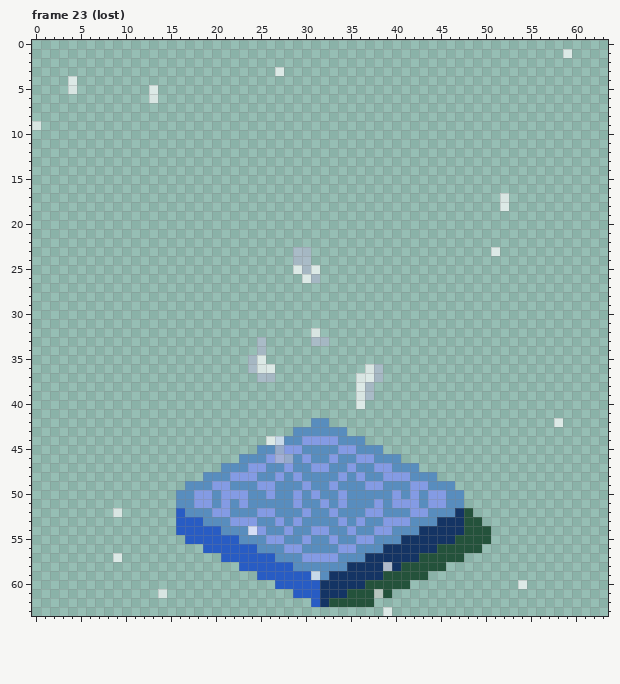
Two states of a pixel-art file, src/assets/environment/base.ase. Above: the version before the commit.
64x64 pixels, 27 frames. Pixels under 10% opacity are left out. Shown: frame 23 (lost). The commit also changed other frames, which this record leaves out.
New version:
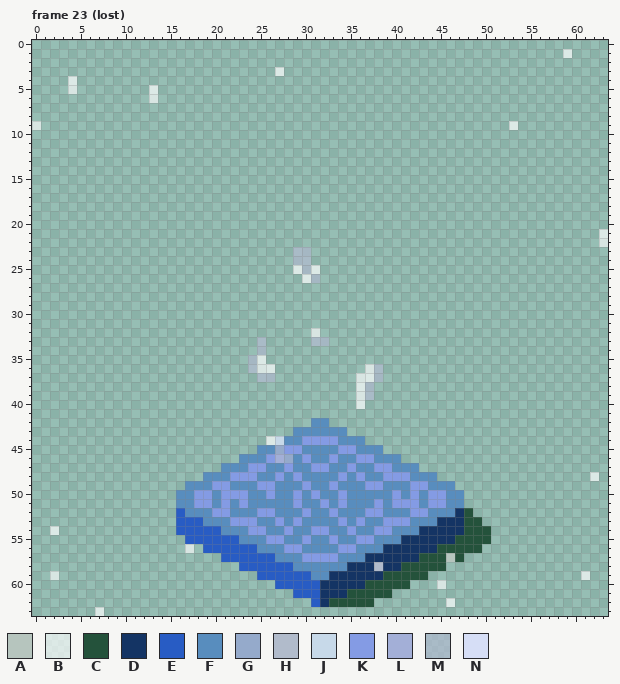
Palette (. is transparent): A #b6c5be  B #ffffffaa  C #24523b  D #143464  E #285cc4  F #588dbe  G #95aacb  H #b1bbcb  J #c7d9e9  K #849be4  L #a3afd7  M #b3b9d1aa  N #d6def6
From old to new:
Frame 23 (lost), layer "Layer 3":
y 9: x 53 . -> B
y 17..18: x 52 B -> .
y 21..22: x 63 . -> B
y 23: x 51 B -> .
y 42: x 58 B -> .
y 48: x 62 . -> B
y 52: x 9 B -> .
y 54: x 2 . -> B; x 24 N -> K
y 56: x 17 . -> B
y 57: x 9 B -> .; x 46 C -> A
y 58: x 38..39 DH -> HD
y 59: x 2 . -> B; x 31 J -> F; x 61 . -> B
y 60: x 45 . -> B; x 54 B -> .
y 61: x 14 B -> .; x 38 A -> C
y 62: x 46 . -> B
y 63: x 7 . -> B; x 39 B -> .
